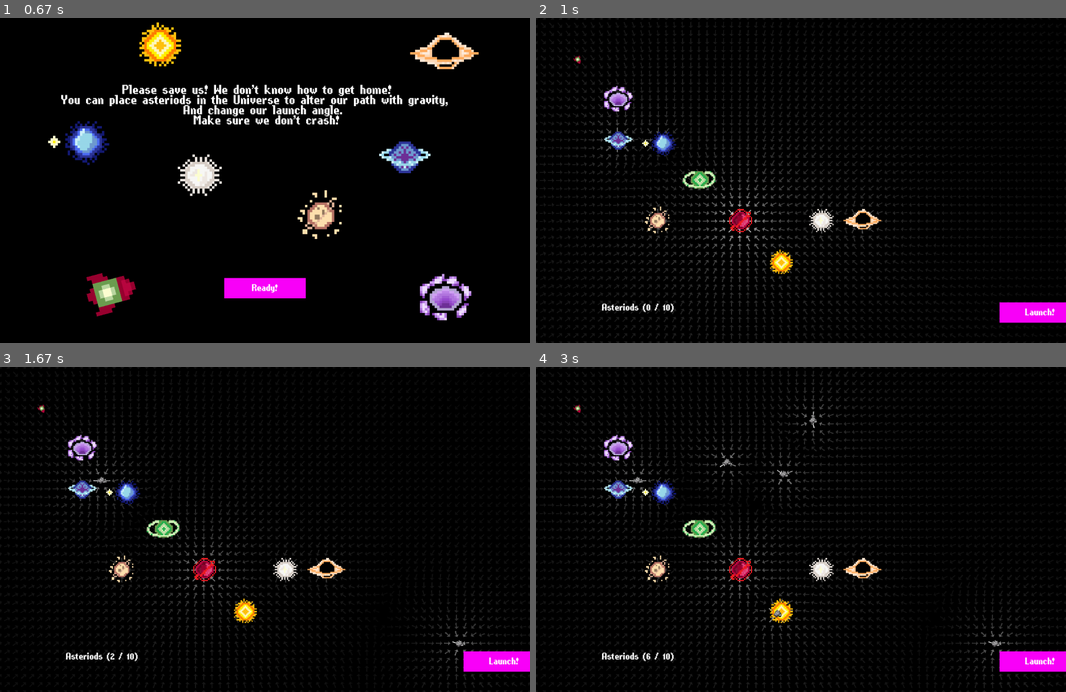
Above: before the commit, frames 1-4 (two rows, left to right).
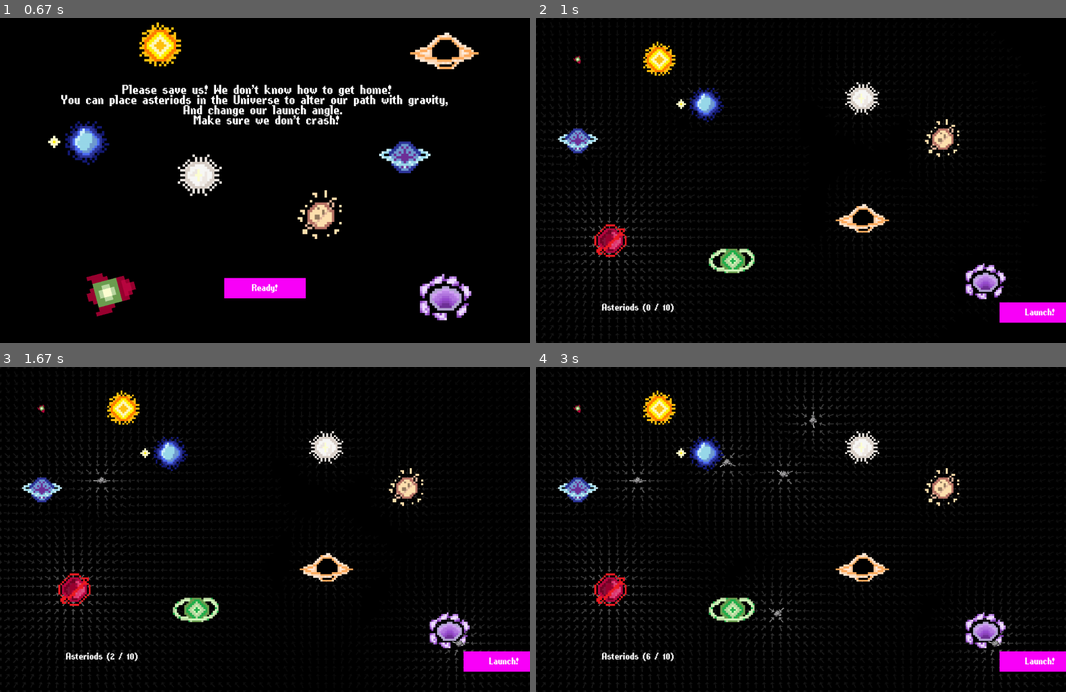
Above: after the commit, the same moments.

Repository: maxim739/Hackathon26
Game: pygame game, started from main.py
The game is run twice, just before and just after one commit, with the same random seed, the same clock (stepped at 60 frames per second) and the same inputs.
Inputs (mouse positions are in pixels of both pictures, inside the frame that each line leads up to):
- Up to frame 1 (0.67 s): click "Start !" at 0.38 s
- Up to frame 2 (1 s): click "Ready!" at 0.72 s
- Up to frame 3 (1.67 s): click (100, 480) at 1.05 s; click (461, 643) at 1.38 s
- Up to frame 4 (3 s): click (811, 419) at 1.72 s; click (774, 614) at 2.05 s; click (785, 474) at 2.38 s; click (726, 461) at 2.72 s

Frame 1 is identical in both runs. In frame 2, 9.3% of the frame differs, in the area x 0-89%, y 7-100%; in frame 3, 7.3%; in frame 4, 7.5%.

Commit message:
new planet placement and size for level

Diff:
--- a/main.py
+++ b/main.py
@@ -126,7 +126,6 @@
         drawIntroWindow(screen)
     elif current_state == constants.STATE_GAME:
         #render(screen, planets.game_bodies)
-        # jk
         place_ast = True
 
         if launched == False:
--- a/planets.py
+++ b/planets.py
@@ -4,7 +4,7 @@
 
 def load_planet(path):
     img = pygame.image.load(path).convert_alpha()
-    return pygame.transform.scale(img, (100, 100))
+    return pygame.transform.scale(img, (140, 140))
 
 planet1_img = load_planet("sprites/planet1.png")
 planet2_img = load_planet("sprites/planet2.png")
@@ -23,15 +23,17 @@
 astro_img = pygame.transform.scale(astro_img, (45, 45))
 
 game_bodies = [
-    Static_body(600, 600, 5e28, 25, (255,255,0), planet1_img),
-    Static_body(200, 300, 2e30, 25, (255,0,0), planet2_img),
-    Static_body(300, 300, 1e30, 25, (0,0,0), planet3_img),
-    Static_body(400, 400, 8e21, 25, (0,0,0), planet4_img),
-    Static_body(500, 500, 2e31, 25, (0,0,0), planet5_img),
-    Static_body(200, 200, 8e28, 25, (0,0,0), goal_img, is_goal=True),
-    Static_body(700, 500, 1e30, 25, (0,0,0), planet6_img),
+    Static_body(300, 100, 5e28, 25, (255,255,0), planet1_img),
+    Static_body(100, 300, 2e30, 25, (255,0,0), planet2_img),
+    Static_body(400, 200, 1e30, 25, (0,0,0), planet3_img),
+    Static_body(480, 600, 8e21, 25, (0,0,0), planet4_img),
+
+    Static_body(180, 550, 2e31, 25, (0,0,0), planet5_img),
+    Static_body(1100, 650, 8e28, 25, (0,0,0), goal_img, is_goal=True),
+    Static_body(800, 200, 1e30, 25, (0,0,0), planet6_img),
+
     Static_body(800, 500, 1e30, 25, (0,0,0), planet7_img),
-    Static_body(300, 500, 1e30, 25, (0,0,0), planet8_img),
+    Static_body(1000, 300, 1e30, 25, (0,0,0), planet8_img),
     Moving_body(100, 100, 0, 0, 8.681e25, 4, (100, 200, 255), rocket_img)
 ]
 
Not shown, changed: .DS_Store
